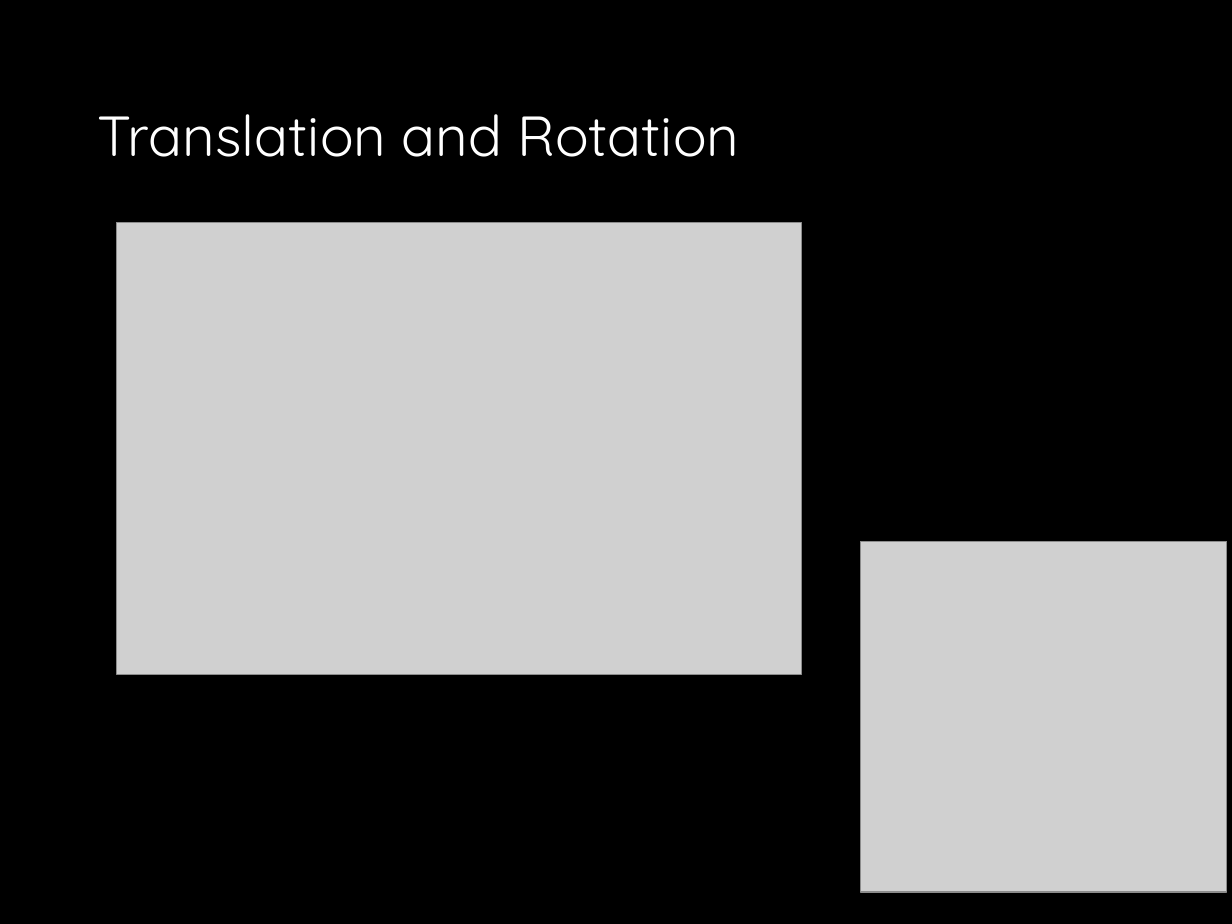
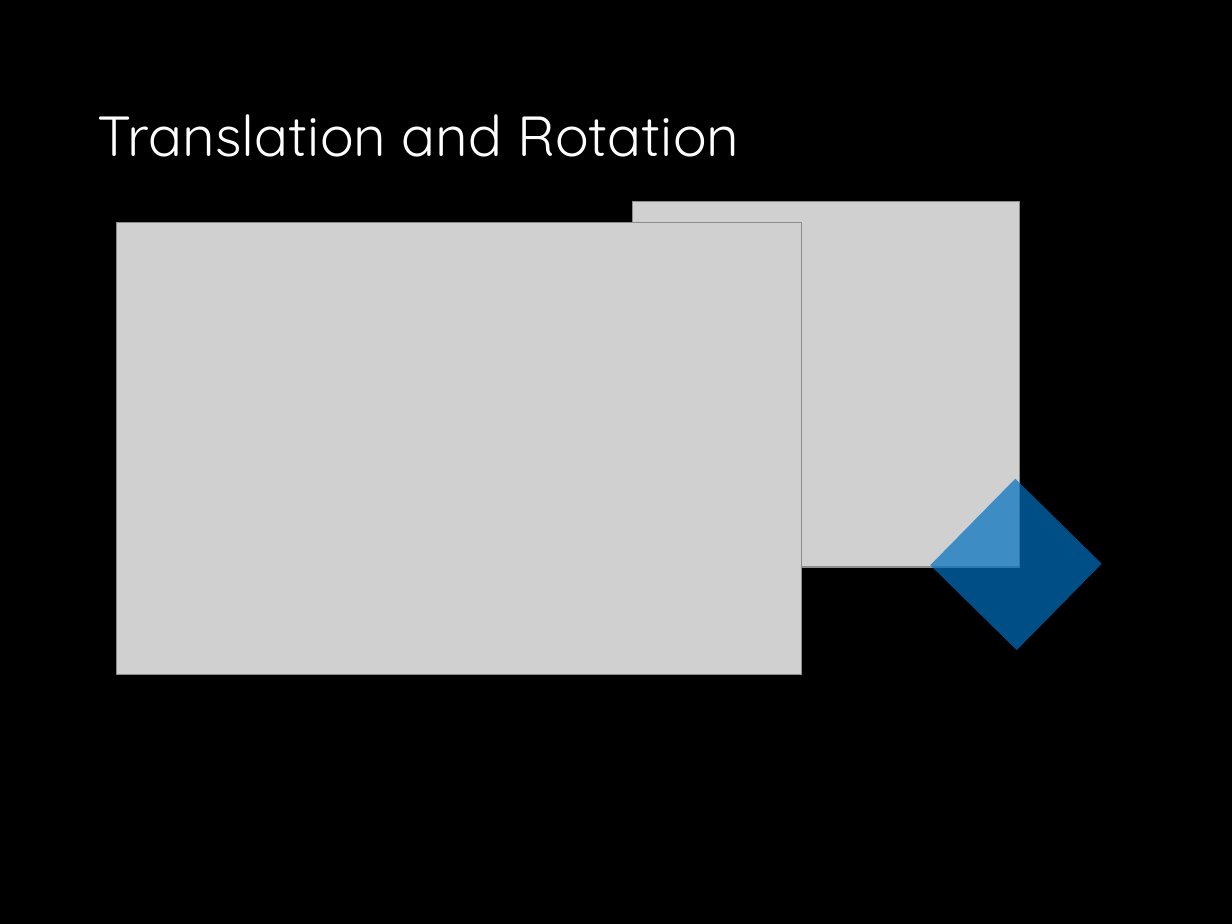
Before and after one commit to drslock/SPE2018, a slide deck: slide 10 of Lecture Slides/20 js canvas charts.pptx. Drawn at 1232x924 pixels with LibreOffice and Linux fonts; fonts in the diff are those of the drawing; grey boxes stand for pictures. Boxes give left, top, right and bottom in pixels: in the first picture for what was removed or moved away, otherwise in the second. Text is boxed around its words. In the diff, an @@ line names an element or a change of style, - is before the commit and + after.

```diff
--- a/Lecture Slides/20 js canvas charts.pptx
+++ b/Lecture Slides/20 js canvas charts.pptx
@@ picture added at (632,201,1020,567) @@
@@ rectangle added at (930,479,1101,650), fill #0070C0 at 70% opacity @@
@@ picture removed at (861,542,1227,893) @@
```
Also in this commit, not shown: 2 other slides changed.
